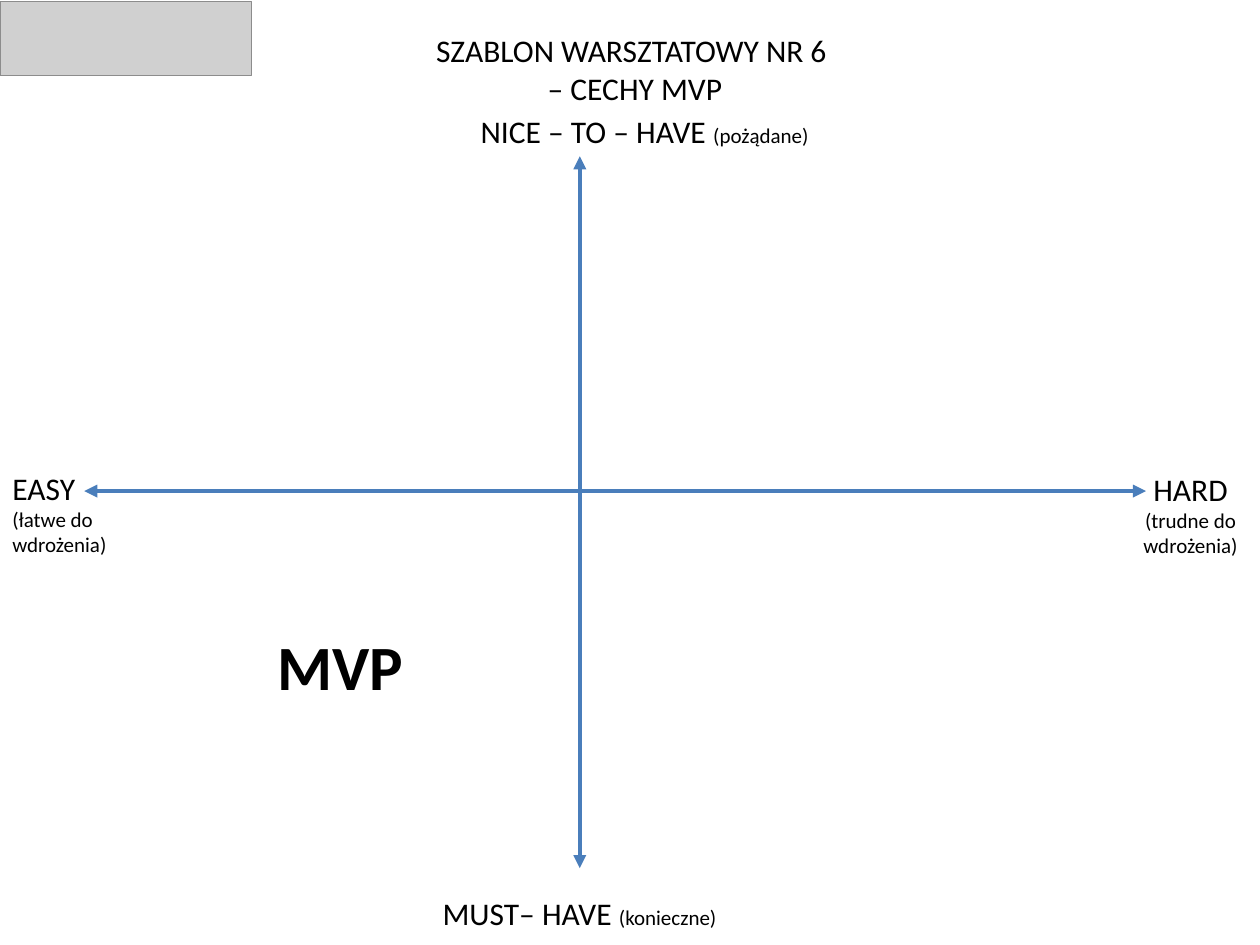
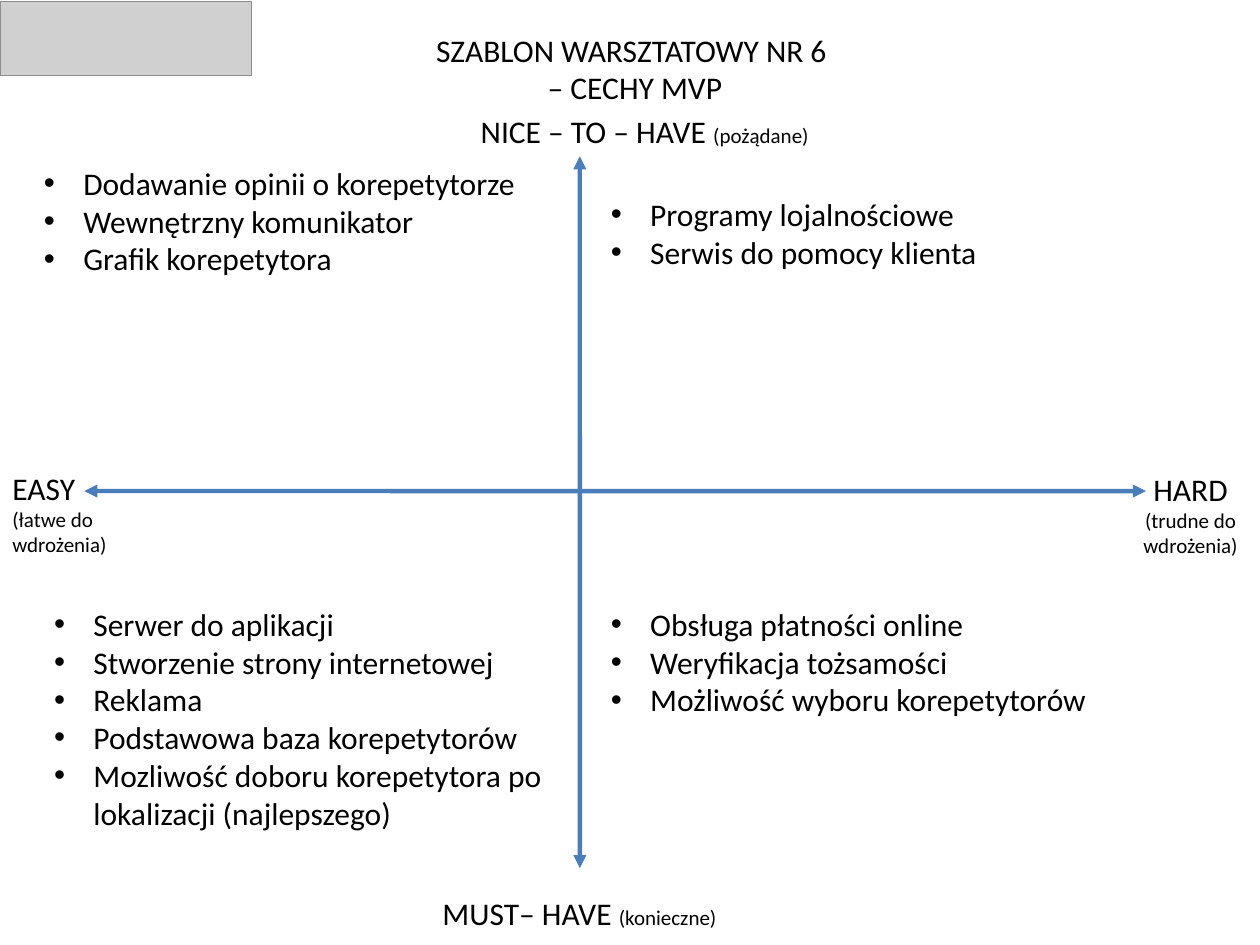
Before and after one commit to pasmolnicki/studia, a slide deck: slide 7 of ABC-startup/ABC STARTUPU - zadanie warsztatowe 6.pptx. Drawn at 1260x945 pixels with LibreOffice and Linux fonts; fonts in the diff are those of the drawing; grey boxes stand for pictures. Boxes give left, top, right and bottom in pixels: in the first picture for what was removed or moved away, otherwise in the second. Text is boxed around its words. In the diff, an @@ line names an element or a change of style, - is before the commit and + after.

Commit message:
abc

```diff
--- a/ABC-startup/ABC STARTUPU - zadanie warsztatowe 6.pptx
+++ b/ABC-startup/ABC STARTUPU - zadanie warsztatowe 6.pptx
@@ text added at (83, 173, 514, 275), 18 pt, text #000000 @@
+• Dodawanie opinii o korepetytorze
+• Wewnętrzny komunikator
+• Grafik korepetytora
@@ text added at (650, 204, 976, 269), 18 pt, text #000000 @@
+• Programy lojalnościowe
+• Serwis do pomocy klienta
@@ text added at (93, 614, 541, 831), 18 pt, text #000000 @@
+• Serwer do aplikacji
+• Stworzenie strony internetowej
+• Reklama
+• Podstawowa baza korepetytorów
+• Mozliwość doboru korepetytora po lokalizacji (najlepszego)
@@ text added at (650, 614, 1085, 716), 18 pt, text #000000 @@
+• Obsługa płatności online
+• Weryfikacja tożsamości
+• Możliwość wyboru korepetytorów
@@ text removed at (278, 649, 404, 690) @@
-MVP
```
Also in this commit, not shown: 4 other slides changed.
